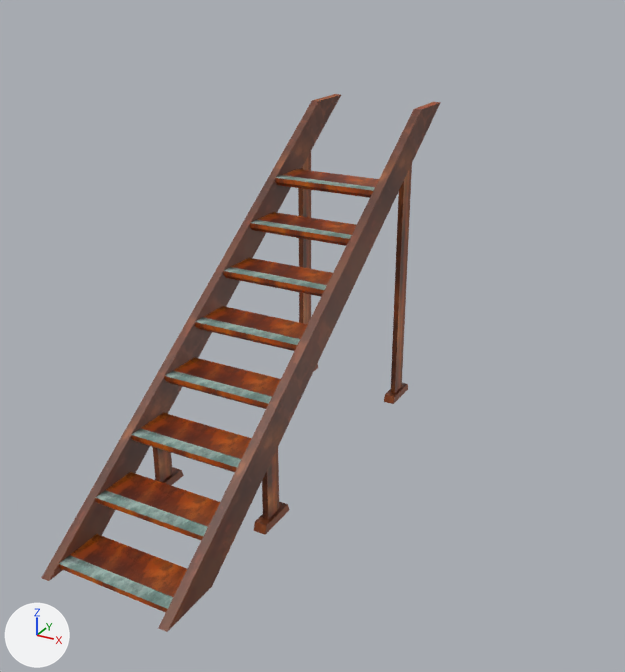
An edit to the FBX model Nerethos_3D/Assets/_Project/03_Art/01_Meshes/stairs_indoors_thin.fbx, drawn before and after from the same camera.
One viewpoint serves both versions: a 50 mm camera at (4.31, -113.12, 7.26) aimed at (-3.12, -99.61, 0.5). Arrows for +X, +Y and +Z are at lower left; the lights stay in place. The first picture is the older version. Where no turn or scale is listed for an object, it has been applied to the vertices.

Before the edit, the objects in view are built like this:
```python
mat_mat_copper = principled_material('MAT_Copper')
mat_mat_copper.texture = img_copperupdated_png  # with its transparency
me_mesh = bpy.data.meshes.new('Mesh')
me_mesh.from_pydata(...)  # 176 vertices, 124 faces; spans x -0.03..2.03, y 0.0..8.0, z 0.0..5.0
me_mesh.materials.append(mat_mat_copper)  # picture img_copperupdated_png
ob_stairs_steps_indoors_s = bpy.data.objects.new('stairs_steps_indoors_S', me_mesh)
ob_stairs_steps_indoors_s.location = (-3.0, -107.0, 0.0)
```
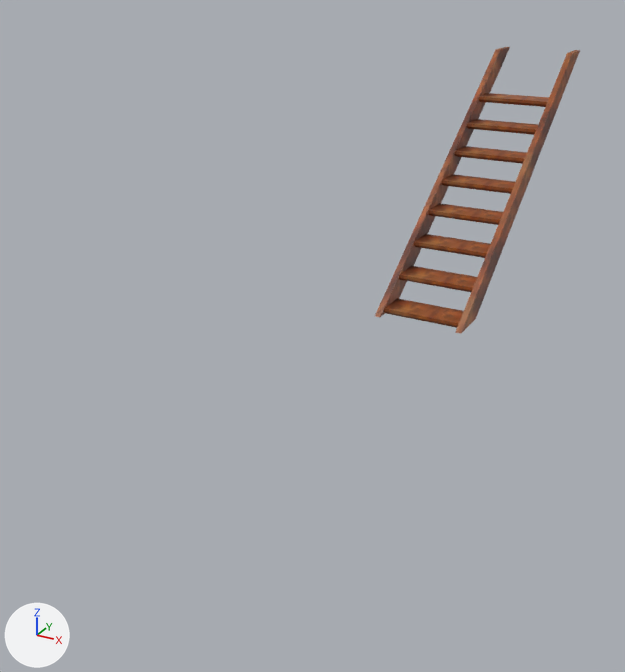
Patch to the scene script:
```diff
--- a/Nerethos_3D/Assets/_Project/03_Art/01_Meshes/stairs_indoors_thin.fbx.py
+++ b/Nerethos_3D/Assets/_Project/03_Art/01_Meshes/stairs_indoors_thin.fbx.py
@@ img_texture_copper_mat_copper_basecolor_png @@
+img_texture_copper_mat_copper_basecolor_png = load_image('Texture_Copper_MAT_Copper_BaseColor.png', '../../../../../ModularPieces/Substance/Texture_Copper_MAT_Copper_BaseColor.png', 2048, 2048, 'sRGB')
@@ mat_mat_copper @@
 mat_mat_copper = principled_material('MAT_Copper')
-mat_mat_copper.texture = img_copperupdated_png  # with its transparency
+mat_mat_copper.texture = img_texture_copper_mat_copper_basecolor_png
@@ me_mesh @@
 # used by ob_stairs_steps_indoors_s; location = (-3.0, -107.0, 0.0)
-me_mesh.from_pydata(...)  # 176 vertices, 124 faces; spans x -0.03..2.03, y 0.0..8.0, z 0.0..5.0
+me_mesh.from_pydata(...)  # 112 vertices, 60 faces; spans x 0.0..2.0, y 0.0..8.0, z 0.0..5.0
+# me_mesh part 1: 8 loose pieces with 64 vertices, spanning x -0.03..2.03, y 2.14..7.12, z 0.0..4.64, are deleted
+# me_mesh part 2: 60 kept faces spanning x 0.0..2.0, y 0.0..8.0, z 0.0..5.0 get new texture (UV) coordinates
 me_mesh.materials.append(mat_mat_copper)
@@ ob_stairs_steps_indoors_s @@
 ob_stairs_steps_indoors_s = bpy.data.objects.new('stairs_steps_indoors_S', me_mesh)
-ob_stairs_steps_indoors_s.location = (-3.0, -107.0, 0.0)
+ob_stairs_steps_indoors_s.location = (-3.0, -97.0, 0.0)
```

Location of each change, (x1, y1, x2, y2) in pixels of the pictures (625 x 672 px):
'stairs_steps_indoors_S', surface changed, reshaped, moved (49% narrower, 47% shorter)
    before: (41, 94, 441, 632)
    after: (375, 47, 580, 334)
part 1 of me_mesh, deleted
    before: (153, 152, 412, 535)
part 2 of me_mesh, surface changed
    before: (41, 94, 441, 632)
    after: (375, 47, 580, 334)
